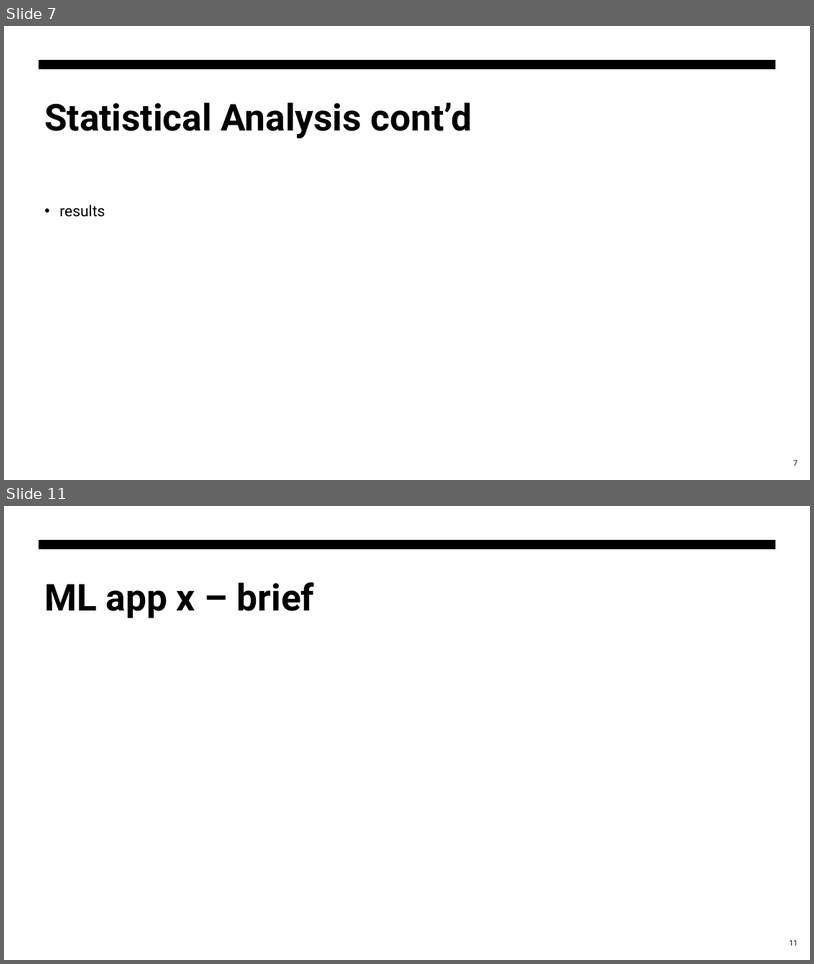
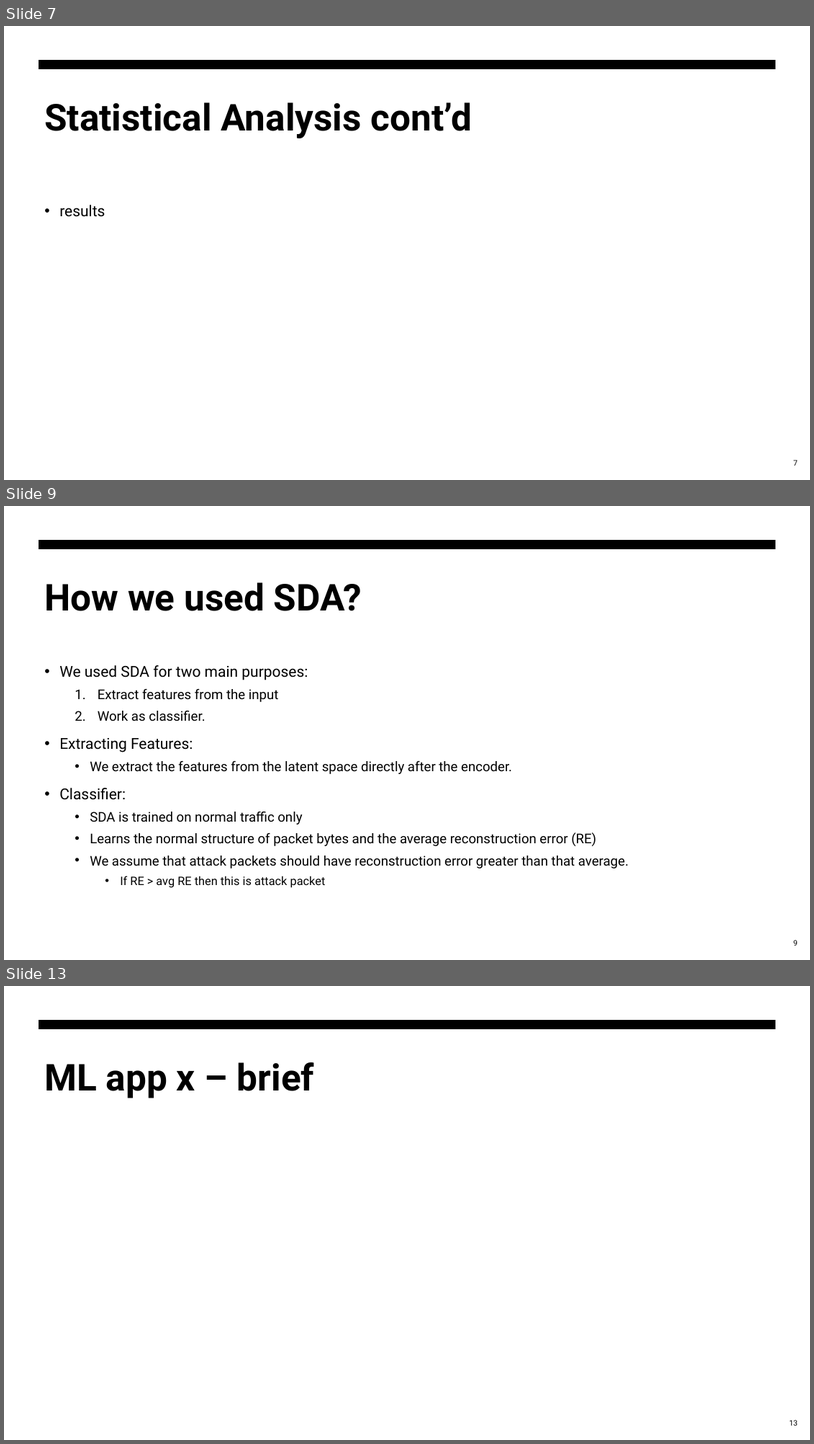
Before and after one commit to abdelazizSalah/Study_Project, a slide deck: Assignment6/Final_presentation.pptx. Shown one above the other, each under a label of ours: slides 7 and 11 before the commit, slides 7, 9 and 13 after it; the slides between them are not shown. The pictures are 814x964 and 814x1444 pixels, drawn with LibreOffice and Linux fonts; fonts in the diff are those of the drawing. Boxes give left, top, right and bottom in pixels: in the first picture for what was removed or moved away, otherwise in the second. Text is boxed around its words. In the diff, an @@ line names an element or a change of style, - is before the commit and + after.

```diff
--- a/Assignment6/Final_presentation.pptx
+++ b/Assignment6/Final_presentation.pptx
@@ slide 9 added at (4,506,810,960), background #FFFFFF; not listed: 1 template element that a slide beside it also shows @@
@@ title added at (44,582,363,611), 44 pt, text #000000, bold @@
+How we used SDA?
@@ text added at (59,665,629,888), 16 pt, text #000000 @@
+• We used SDA for two main purposes:
+  1. Extract features from the input
+  2. Work as classifier.
+• Extracting Features:
+  • We extract the features from the latent space directly after the encoder.
+• Classifier:
+  • SDA is trained on normal traffic only
+  • Learns the normal structure of packet bytes and the average reconstruction error (RE)
+  • We assume that attack packets should have reconstruction error greater than that average.
+    • If RE > avg RE then this is attack packet
@@ page number added at (794,939,798,945), 9 pt, text #000000 @@
+9
@@ what was slide 11 is now slide 13 @@
@@ page number at (790,1419,798,1425): text changed @@
-11
+13
```
Also in this commit, not shown: 7 slides changed, 12 other slides added, 1 slide removed, 2 other files.
